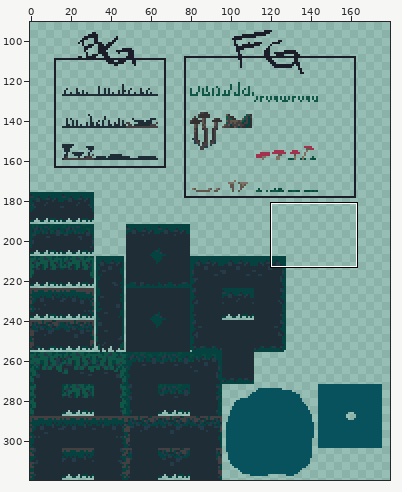
One commit to this sprite sheet: art/tilesets/tileset new.png. Above, an overview of the earlier version with the close-up marked.
Close-up. Before the commit:
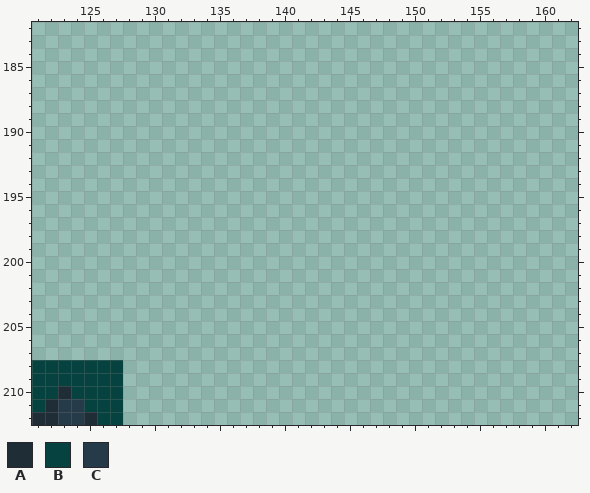
The file is 320x320 pixels. Shown: x 121..162, y 182..212. The wide view leaves out empty margins.
Palette (. is transparent): A #1f2d36  B #06423f  C #263b49
Pixels before, first column x 121:
208 BBBBBBB
209 BBBBBBB
210 BBABBBB
211 BACCBBB
212 AACCABB
Now the later version:
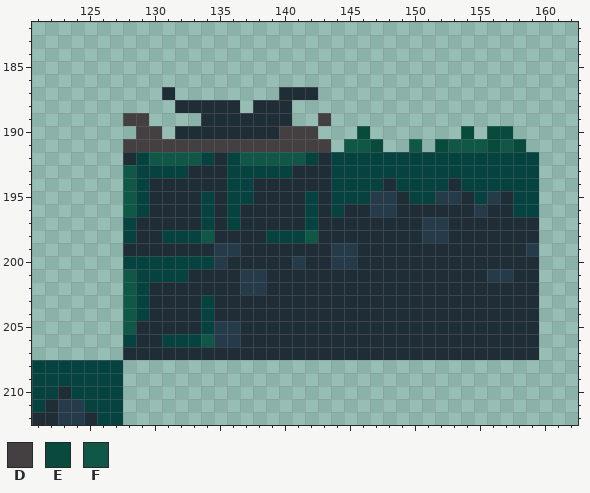
Colours new in this view: D #443f41  E #084a3c  F #105748
What changed:
There is now colour A in row 187 at x 131 and 140 to 142; in row 188 at x 132 to 136 and 138 to 140; in row 189 at x 134 to 140; in row 190 at x 132 to 139; in row 192 at x 128, 135 and 143; in row 193 at x 133 to 135 and 141 to 143.
There is now colour A in row 194 at x 130 to 135, 138 to 143, 148 and 153; in row 195 at x 130 to 133, 135, 138 to 141, 143, 149, 154 and 157; in row 196 at x 130 to 133, 135, 137 to 141, 143, 145 to 146, 149 to 154 and 156 to 157; in row 197 at x 129 to 133, 135, 137 to 141, 143 to 150 and 153 to 159; in row 198 at x 129 to 130, 135 to 138, 143 to 150 and 153 to 159; in row 199 at x 128 to 134, 137 to 143 and 146 to 158.
There is now colour A in row 200 at x 136 to 140, 142 to 143 and 146 to 159; in row 201 at x 133 to 136, 139 to 155 and 158 to 159; in row 202 at x 130 to 136 and 139 to 159; in rows 203 to 204 at x 130 to 133 and 135 to 159; in row 205 at x 129 to 133 and 137 to 159; in row 206 at x 129 to 130 and 137 to 159.
There is now colour A in row 207 at x 128 to 159.
There is now colour B in row 192 at x 129, 134, 136, 142 and 144 to 159; in row 193 at x 129 to 132, 136 to 140 and 144 to 159; in row 194 at x 129, 136 to 137, 144 to 147, 149 to 152 and 154 to 159; in row 195 at x 129, 134, 136 to 137, 142, 144 to 146, 150 to 151, 155 and 158 to 159; in row 196 at x 129, 134, 136, 142, 144 and 158 to 159; in row 197 at x 128, 134, 136 and 142.
There is now colour B in row 198 at x 128, 131 to 133 and 139 to 141; in row 200 at x 128 to 134; in row 201 at x 129 to 132; in row 202 at x 129; in rows 203 to 204 at x 129 and 134; in row 205 at x 134.
There is now colour B in row 206 at x 128 and 131 to 133.
There is now colour C in row 195 at x 147 to 148, 152 to 153 and 156; in row 196 at x 147 to 148 and 155; in rows 197 to 198 at x 151 to 152; in row 199 at x 135 to 136, 144 to 145 and 159; in row 200 at x 135, 141 and 144 to 145; in row 201 at x 137 to 138 and 156 to 157.
There is now colour C in row 202 at x 137 to 138; in rows 205 to 206 at x 135 to 136.
There is now colour D in row 189 at x 128 to 129 and 143; in row 190 at x 129 to 130 and 140 to 142; in row 191 at x 128 to 143.
There is now colour E in row 190 at x 146, 154 and 156 to 157; in row 191 at x 147, 152, 156 and 158.
There is now colour F in row 191 at x 145 to 146, 150, 153 to 155 and 157; in row 192 at x 130 to 133 and 137 to 141; in rows 193 to 196 at x 128; in row 198 at x 134 and 142; in rows 201 to 205 at x 128; in row 206 at x 134.
Boxes around the changes in both close-ups, in picture pixels (x1, y1, x2, y2):
added: (123, 87, 539, 360)
